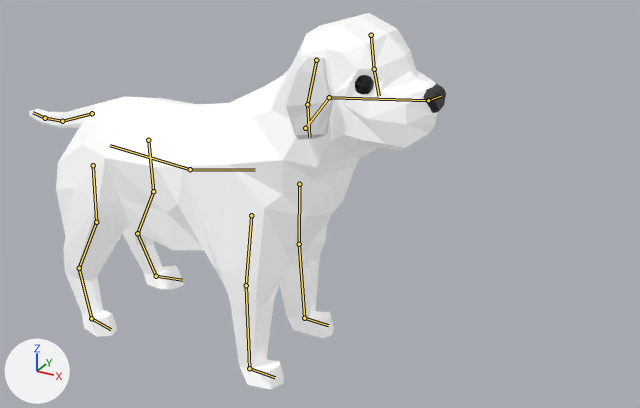
Before and after pictures for a commit that changed the Blender file Content/Assets/Umbrella/dog_07_newrig.blend.
The view is the same before and after, from a 50 mm camera at (4.32, -4.65, 3.02) aimed at (1.69, 0.13, 0.63). Lighting does not change. The marker at lower left points along +X, +Y and +Z. The bones that bend it are drawn over the model as lines.
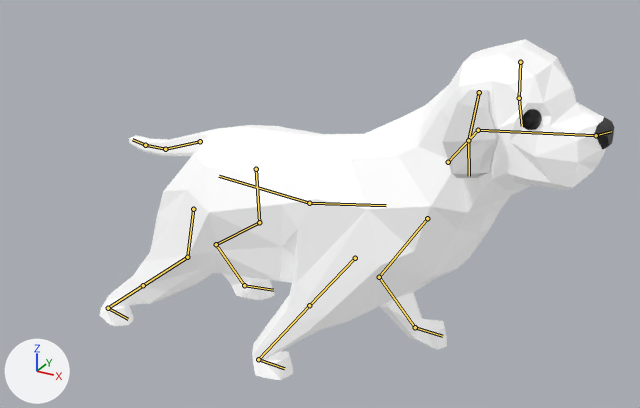
The newer file adds an action. The first version stands in its rest pose; the second is drawn at frame 40 of the action 'sit_idle.002'.

Where the change shows, as pixel boxes (x1, y1, x2, y2) in the pictures (640 x 408 px):
'Cube', posed (23% wider, 9% shorter): before (29, 13, 446, 389); after (99, 39, 614, 380)
'Cube.001', posed: before (286, 57, 334, 140); after (442, 89, 499, 178)
bone 'Bone.024', root to tip: before (148, 140) to (153, 191); after (256, 169) to (259, 222)
bone 'Bone.040', root to tip: before (93, 165) to (96, 222); after (193, 209) to (187, 257)

The change in detail:
Bone 'Bone.014' (bone_bone_014) moves from (0.0, 0.0, 0.0) to (1.58, -0.11, 0.0).
Bone 'Bone.027' (bone_bone_027) turns from (0, 0, 0) to (-31, 10, -27) degrees about its own x, y and z.
Bone 'Bone.024' (bone_bone_024) turns from (0, 0, 0) to (1, 4, 0) degrees about its own x, y and z.
Bone 'Bone.039' (bone_bone_039) turns from (0, 0, 0) to (-24, -10, -17) degrees about its own x, y and z.
Bone 'Bone.040' (bone_bone_040) turns from (0, 0, 0) to (2, -3, -14) degrees about its own x, y and z.
Bone 'Bone.035' (bone_bone_035) moves from (0.0, 0.0, 0.0) to (0.0, -1.47, 0.3).
Bone 'Bone.036' (bone_bone_036) moves from (0.0, 0.0, 0.0) to (-0.32, -1.4, 0.24).
